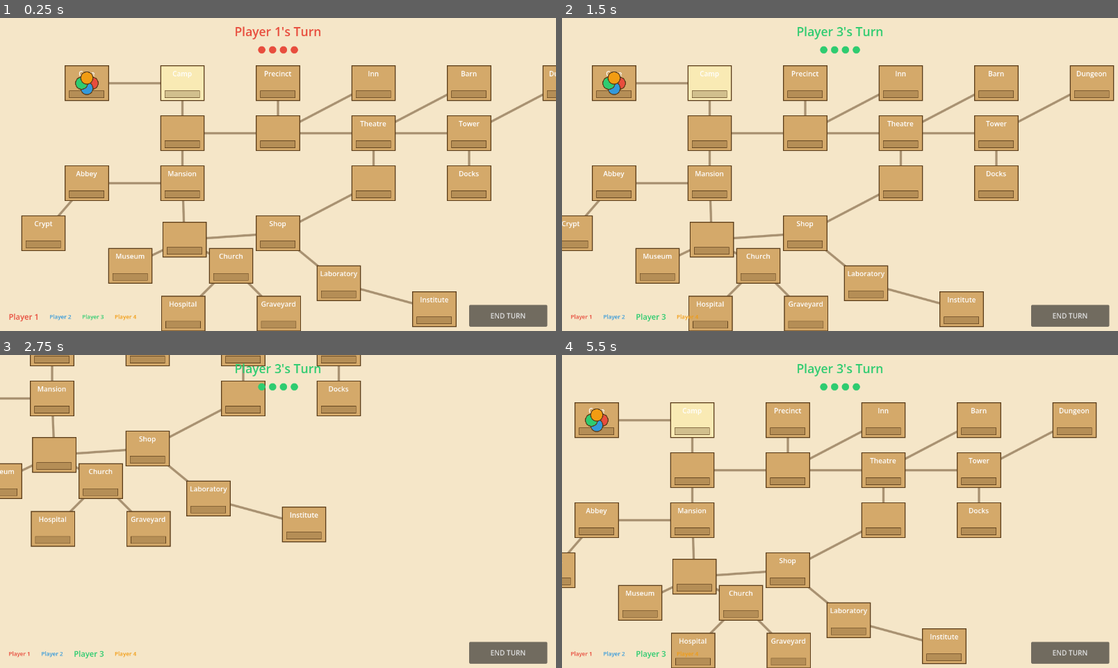
Above: before the commit, frames 1-4 (two rows, left to right).
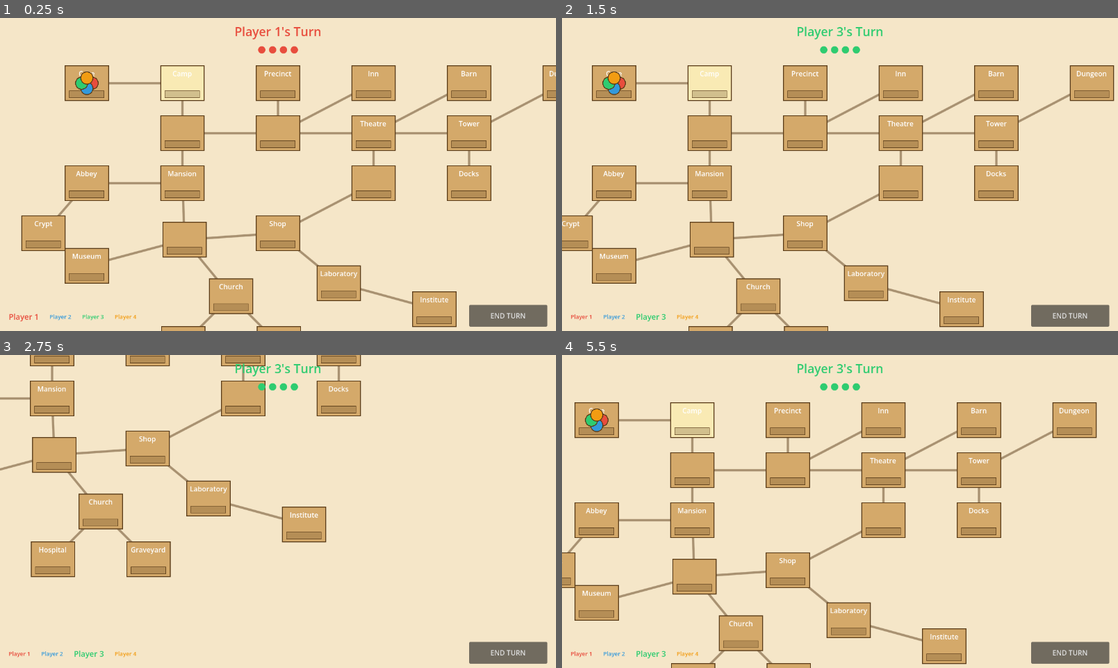
Above: after the commit, the same moments.

Repository: arlopurcell/horrified-board-game
Game: Godot game, scene res://scenes/Main.tscn
The game is run twice, just before and just after one commit, with the same random seed, the same clock (stepped at 60 frames per second) and the same inputs. The project has no main scene, so this scene is started directly.
Inputs (mouse positions are in pixels of both pictures, inside the frame that each line leads up to):
- Up to frame 1 (0.25 s): no input
- Up to frame 2 (1.5 s): click "END TURN" at 0.5 s; tap Enter at 1.25 s; move the mouse to (628, 64) at 1.27 s; hold D from 1.28 s (still down); click (628, 64) at 1.42 s
- Up to frame 3 (2.75 s): move the mouse to (38, 401) at 2.02 s; release D at 2.03 s; hold S from 2.03 s (still down); click (38, 401) at 2.17 s
- Up to frame 4 (5.5 s): move the mouse to (784, 380) at 2.77 s; release S at 2.78 s; hold D 2.78-3.53 s; click (784, 380) at 2.92 s; move the mouse to (756, 373) at 3.52 s; hold W 3.53-4.28 s; click (756, 373) at 3.67 s; move the mouse to (650, 392) at 4.27 s; hold A from 4.28 s (still down); click (650, 392) at 4.42 s; move the mouse to (678, 401) at 5.02 s; click (678, 401) at 5.17 s

The runs differ from the first frame. In frame 1, 5.2% of the frame differs, in the area x 11-55%, y 72-100%; in frame 2, 5.2%; in frame 3, 5.4%, in the area x 0-31%, y 33-72%; in frame 4, 5.2%.

Commit message:
data: move Museum left, Church/Hospital/Graveyard down

Diff:
--- a/resources/data/board.tres
+++ b/resources/data/board.tres
@@ -135,7 +135,7 @@
 script = ExtResource("2")
 id = 16
 name = "Museum"
-position = Vector2(300, 570)
+position = Vector2(200, 570)
 neighbors = [12]
 has_item = false
 
@@ -151,7 +151,7 @@
 script = ExtResource("2")
 id = 18
 name = "Church"
-position = Vector2(532, 570)
+position = Vector2(532, 640)
 neighbors = [12, 19, 20]
 has_item = false
 
@@ -159,7 +159,7 @@
 script = ExtResource("2")
 id = 19
 name = "Hospital"
-position = Vector2(422, 680)
+position = Vector2(422, 750)
 neighbors = [18]
 has_item = false
 
@@ -167,7 +167,7 @@
 script = ExtResource("2")
 id = 20
 name = "Graveyard"
-position = Vector2(642, 680)
+position = Vector2(642, 750)
 neighbors = [18]
 has_item = false
 
